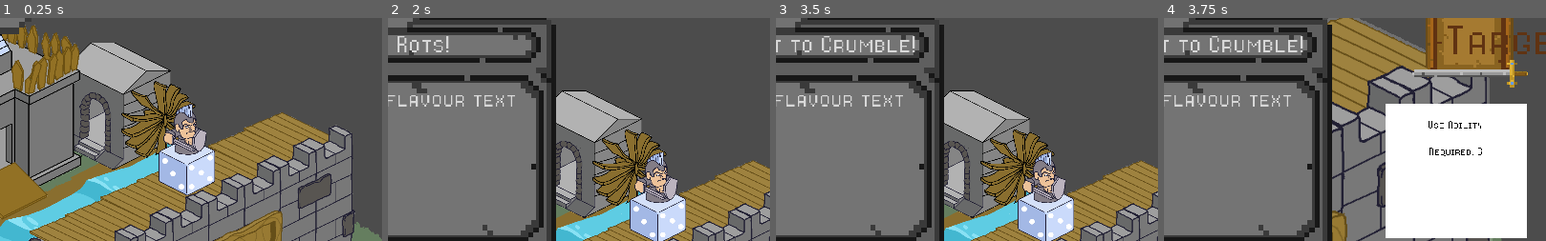
Above: before the commit, frames 1-4 (left to right).
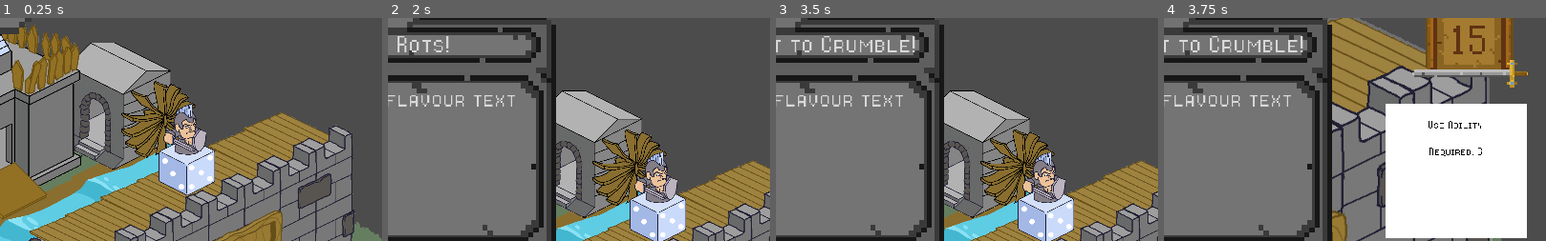
Above: after the commit, the same moments.

Repository: CapsCollective/rng-stronghold
Game: Godot game, scene res://scenes/main.tscn
Same seed, same stepped clock (60 frames per second), same inputs: the game is played once before the commit and once after it.
Inputs (mouse positions are % of the whole screen's width and height, from its top left):
- Up to frame 1 (0.25 s): no input
- Up to frame 2 (2 s): tap Enter (ui_accept) at 0.5, 0.77, 1.25, 1.52 s; move the mouse to (67, 39) at 0.52 s; press the mouse at (67, 39) at 0.53 s; move the mouse to (43, 36) at 1.27 s; release the mouse at (43, 36) at 1.28 s; right-click (43, 36) at 1.35 s; click (43, 36) at 1.42 s
- Up to frame 3 (3.5 s): tap Enter (ui_accept) at 2, 2.75, 3.02 s; move the mouse to (30, 53) at 2.02 s; press the mouse at (30, 53) at 2.03 s; move the mouse to (42, 70) at 2.77 s; release the mouse at (42, 70) at 2.78 s; right-click (42, 70) at 2.85 s; click (42, 70) at 2.92 s
- Up to frame 4 (3.75 s): tap Enter (ui_accept) at 3.5 s; move the mouse to (86, 66) at 3.52 s; press the mouse at (86, 66) at 3.53 s
The pictures show only the part of the screen within x 50-100%, y 19-68%; the shares and areas given below are measured in that part.

Frames 1-3 are identical in both runs. In frame 4, 1.0% of the frame differs, in the area x 74-100%, y 3-17%.

Commit message:
Made building interface connect to dice pool

Diff:
--- a/scenes/building_interface.gd
+++ b/scenes/building_interface.gd
@@ -32,17 +32,22 @@
 	update_display()
 
 func remove_dice():
-	dice_to_roll -= 1
-	update_display()
+	if dice_to_roll > 0:
+		dice_to_roll -= 1
+		update_display()
 
 func update_display():
 	if current_event:
-		$Target/Label.text = "Target: " + str(current_event['amount'])
+		$Target/Label.text = str(current_event['amount'])
 	$Target.visible = current_event and current_event['amount'] > 0
 	$DiceButtons/DiceNumberLabel.text = "Dice Committed: " + str(dice_to_roll)
 
 func roll_dice():
+	$"../../".dice -= dice_to_roll
 	for i in dice_to_roll:
 		var new_dice = physics_dice_scene.instance()
 		new_dice.val = randi()%6+1
 		$DiceRoller/DiceSpawner.add_child(new_dice)
+	dice_to_roll = 0
+	$"../../".update_ui()
+	update_display()
